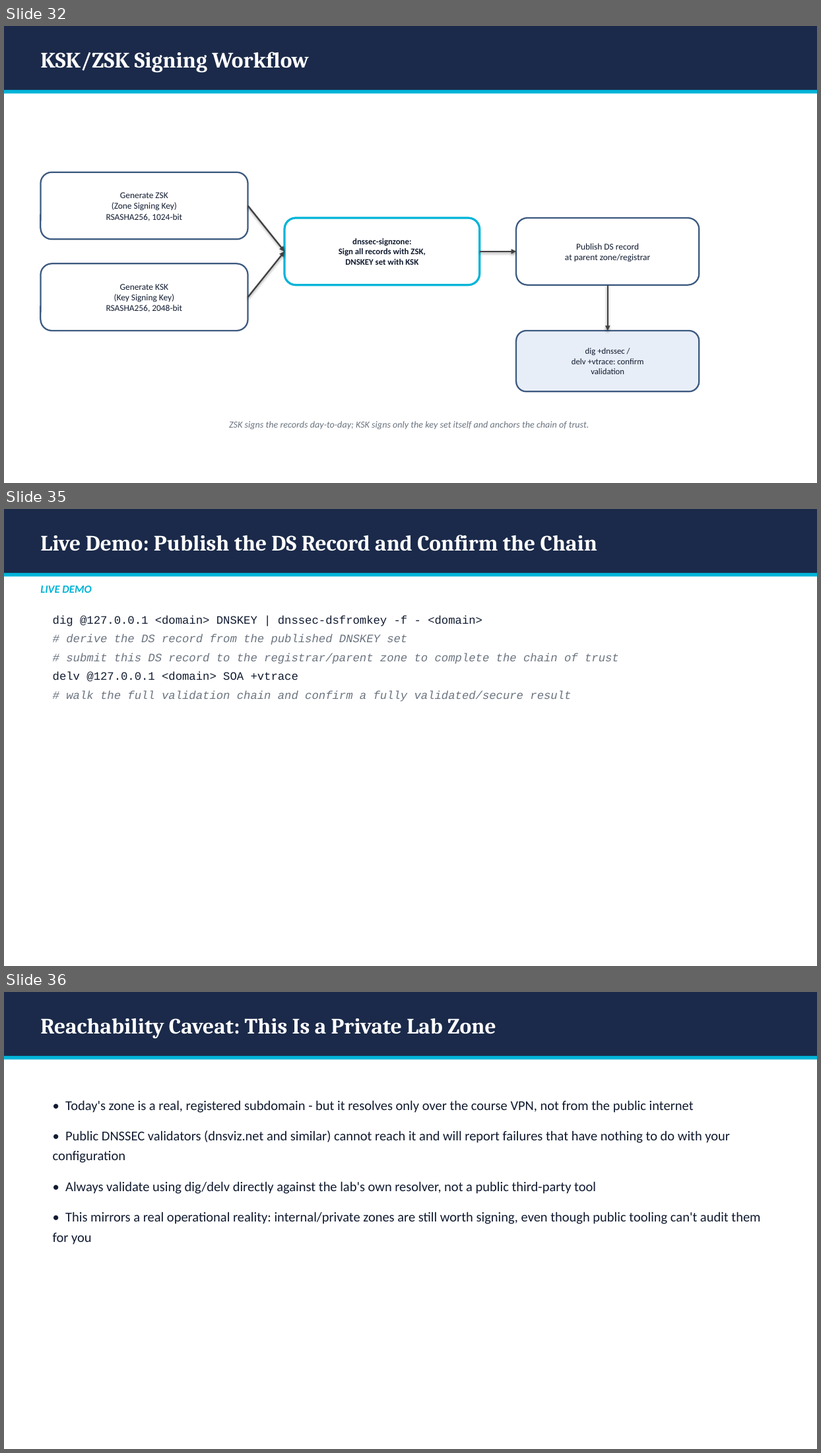
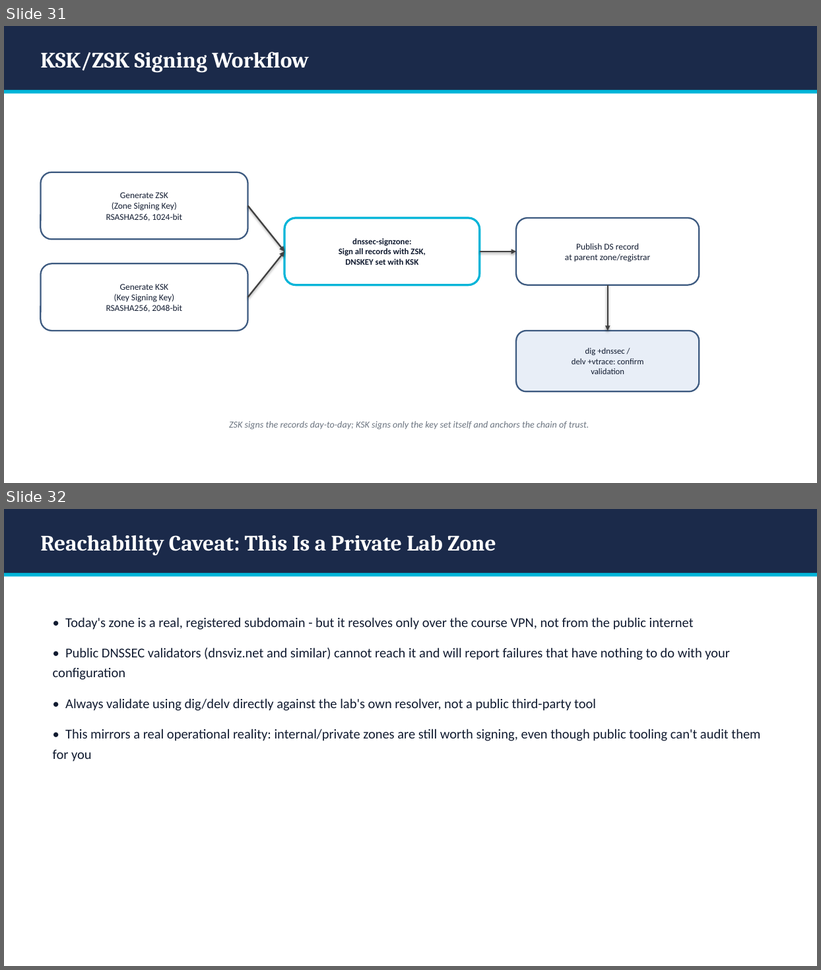
Before and after one commit to BYU-CYBER-444/byu-cyber-444.github.io, a slide deck: lectures/CYBER444_Week04_Windows_Hardening_and_email_security.pptx. Shown one above the other, each under a label of ours: slides 32, 35 and 36 before the commit, slides 31 and 32 after it; the slides between them are not shown. The pictures are 821x1453 and 821x970 pixels, drawn with LibreOffice and Linux fonts; fonts in the diff are those of the drawing. Boxes give left, top, right and bottom in pixels: in the first picture for what was removed or moved away, otherwise in the second. Text is boxed around its words. In the diff, an @@ line names an element or a change of style, - is before the commit and + after.

```diff
--- a/lectures/CYBER444_Week04_Windows_Hardening_and_email_security.pptx
+++ b/lectures/CYBER444_Week04_Windows_Hardening_and_email_security.pptx
@@ slide 35 removed at box(4, 509, 817, 966), background #FFFFFF @@
@@ rectangle removed at box(4, 509, 817, 573) @@
@@ text removed at box(40, 535, 597, 551) @@
-Live Demo: Publish the DS Record and Confirm the Chain
@@ rectangle removed at box(4, 573, 817, 577) @@
@@ text removed at box(40, 586, 91, 593) @@
-LIVE DEMO
@@ text removed at box(53, 616, 619, 702) @@
-dig @127.0.0.1 <domain> DNSKEY | dnssec-dsfromkey -f - <domain>
-# derive the DS record from the published DNSKEY set
-# submit this DS record to the registrar/parent zone to complete the chain of trust
-delv @127.0.0.1 <domain> SOA +vtrace
-# walk the full validation chain and confirm a fully validated/secure result
@@ what was slide 32 is now slide 31 @@
@@ what was slide 36 is now slide 32 @@
```
Also in this commit, not shown: 3 slides changed, 8 other slides removed.
